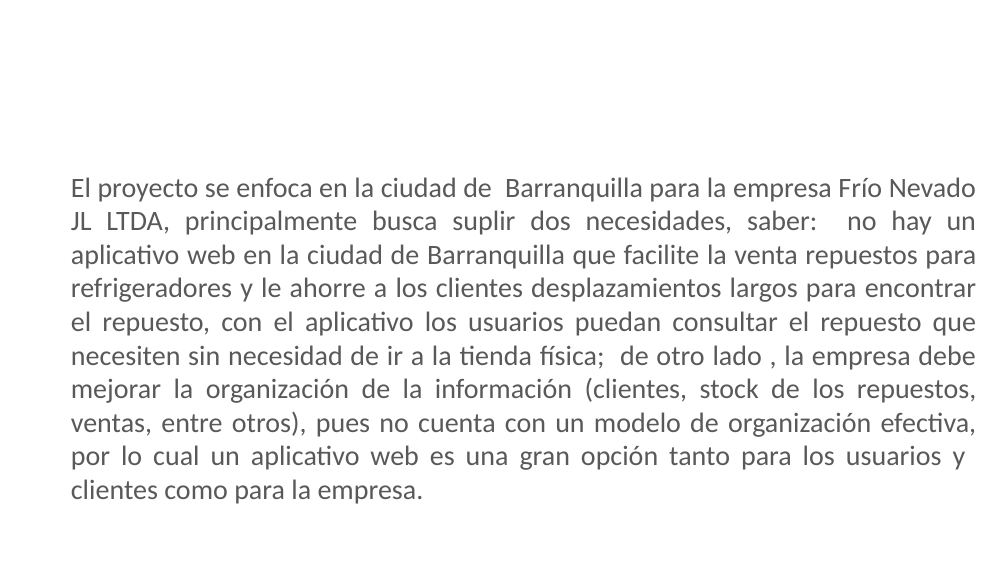
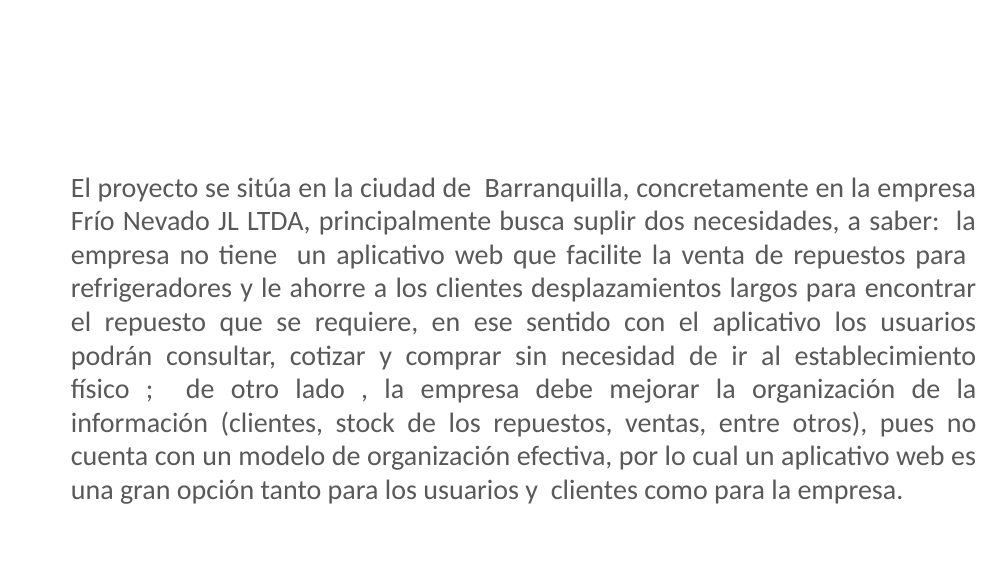
Before and after one commit to DanielAlfaro2222/proyecto-salecold, a slide deck: slide 8 of 01-Analisis/01-Componente metodologico/Proyecto.pptx. Drawn at 1008x567 pixels with LibreOffice and Linux fonts; fonts in the diff are those of the drawing; background and template pictures are left out. Boxes give left, top, right and bottom in pixels: in the first picture for what was removed or moved away, otherwise in the second. Text is boxed around its words. In the diff, an @@ line names an element or a change of style, - is before the commit and + after.

```diff
--- a/01-Analisis/01-Componente metodologico/Proyecto.pptx
+++ b/01-Analisis/01-Componente metodologico/Proyecto.pptx
@@ text at (71,177,977,504): text changed @@
-El proyecto se enfoca en la ciudad de Barranquilla para la empresa Frío Nevado JL LTDA, principalmente busca suplir dos necesidades, saber: no hay un aplicativo web en la ciudad de Barranquilla que facilite la venta repuestos para refrigeradores y le ahorre a los clientes desplazamientos largos para encontrar el repuesto, con el aplicativo los usuarios puedan consultar el repuesto que necesiten sin necesidad de ir a la tienda física; de otro lado , la empresa debe mejorar la organización de la información (clientes, stock de los repuestos, ventas, entre otros), pues no cuenta con un modelo de organización efectiva, por lo cual un aplicativo web es una gran opción tanto para los usuarios y clientes como para la empresa.
+El proyecto se sitúa en la ciudad de Barranquilla, concretamente en la empresa Frío Nevado JL LTDA, principalmente busca suplir dos necesidades, a saber: la empresa no tiene un aplicativo web que facilite la venta de repuestos para refrigeradores y le ahorre a los clientes desplazamientos largos para encontrar el repuesto que se requiere, en ese sentido con el aplicativo los usuarios podrán consultar, cotizar y comprar sin necesidad de ir al establecimiento físico ; de otro lado , la empresa debe mejorar la organización de la información (clientes, stock de los repuestos, ventas, entre otros), pues no cuenta con un modelo de organización efectiva, por lo cual un aplicativo web es una gran opción tanto para los usuarios y clientes como para la empresa.
```
Also in this commit, not shown: 2 other slides changed.
